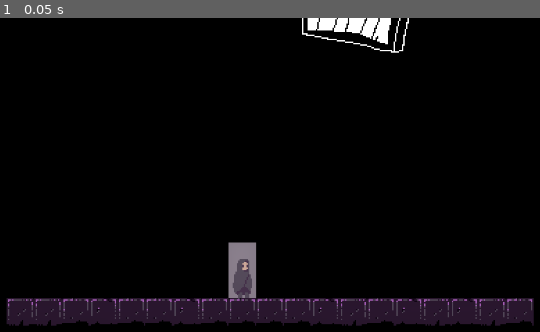
Above: before the commit, frame 1.
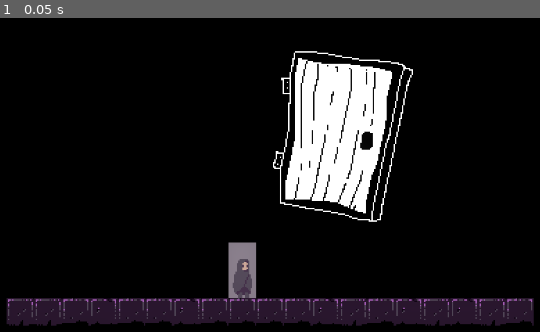
Above: after the commit, the same moment.

Repository: tewly27/Doorgeon
Game: Godot game, scene res://map1.tscn
Same seed, same stepped clock (60 frames per second), same inputs: the game is played once before the commit and once after it. This scene is started directly instead of the project's main scene.
Inputs:
- Up to frame 1 (0.05 s): no input

The runs differ from the first frame. In frame 1, 8.9% of the frame differs, in the area x 50-77%, y 0-65%.

Commit message:
fix jump

Diff:
--- a/map1.tscn
+++ b/map1.tscn
@@ -120,7 +120,7 @@
 layer_0/tile_data = PackedInt32Array(196600, 262144, 6, 196601, 262144, 6, 196602, 131072, 6, 196603, 196608, 6, 196604 …(310 unchanged characters)…
 
 [node name="Door1" type="Sprite2D" parent="."]
-position = Vector2(107, -212)
+position = Vector2(91, -90)
 texture = ExtResource("2_ax0yd")
 
 [node name="WorldEnvironment" type="WorldEnvironment" parent="."]
--- a/scripts/player/player.gd
+++ b/scripts/player/player.gd
@@ -8,7 +8,7 @@
 var inJump = false
 
 func _physics_process(delta: float) -> void:
-	print(velocity.y)
+	#print(velocity.y)
 	# Add the gravity.
 	if not is_on_floor():
 		#if the timer isn't running and you just began to fall, start coyote timer
@@ -17,7 +17,7 @@
 		velocity.y += gravity * delta
 
 	# either if you are on ground or in coyote time, jump on button press
-	if Input.is_action_just_pressed("jump") and (is_on_floor() or $CoyoteTimer.time_left != 0):
+	if Input.is_action_just_pressed("jump") and (is_on_floor() or $CoyoteTimer.time_left != 0) and !inJump:
 		$JumpTimer.start()
 		velocity.y = jump_velocity
 		inJump = true
